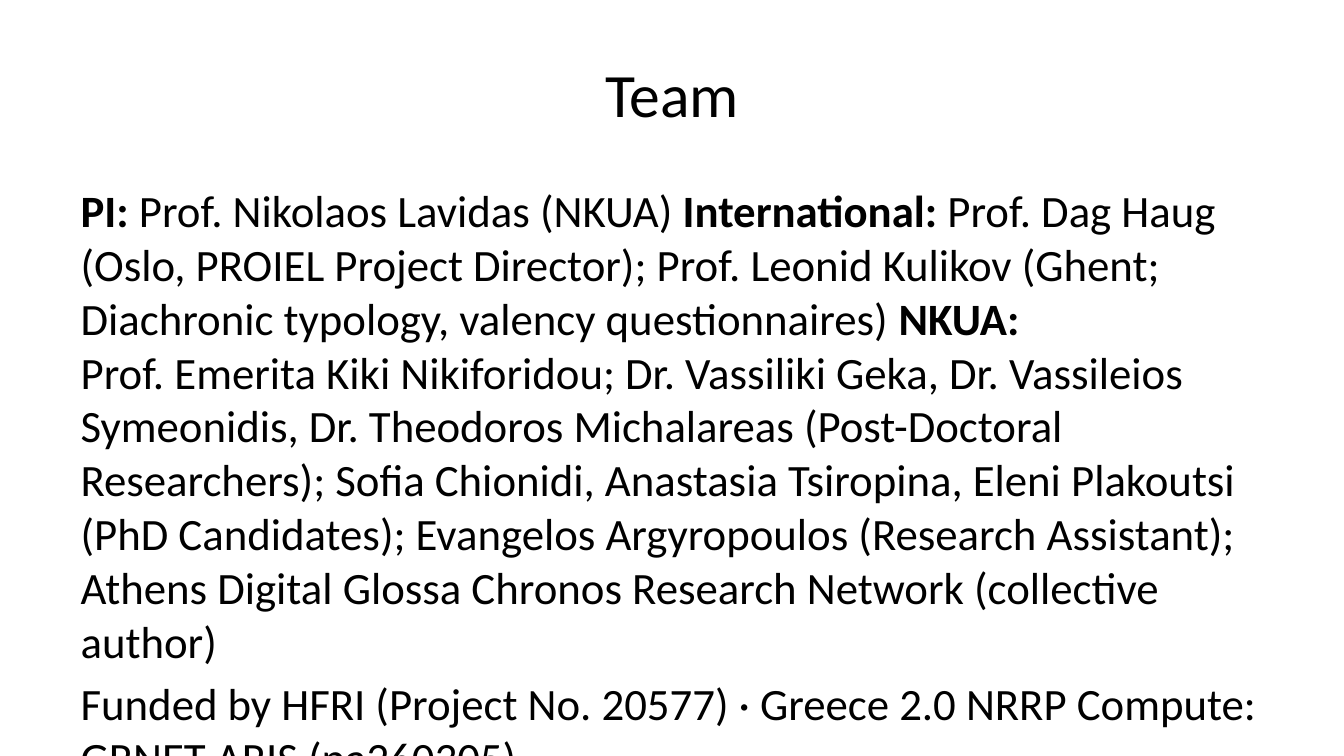
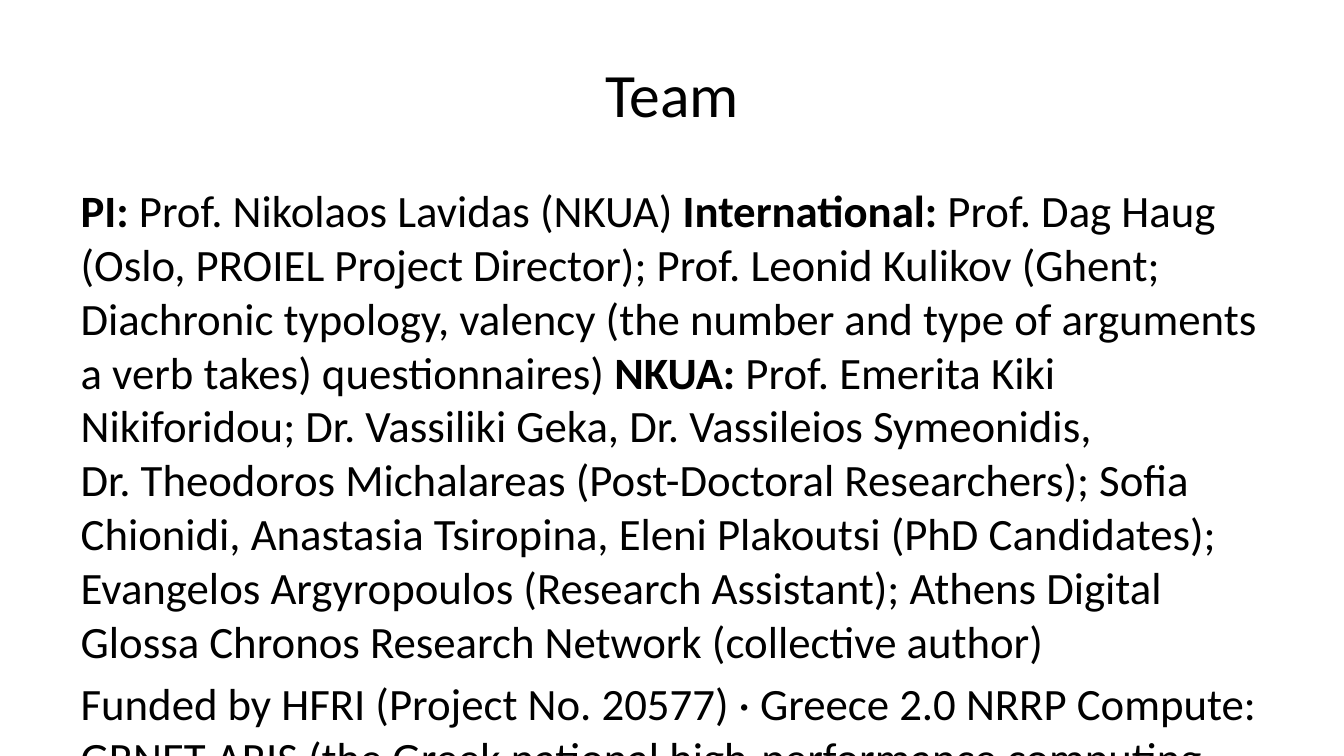
Before and after one commit to AthDGC/AthDGC.github.io, a slide deck: slide 9 of slides/cidl_2026.pptx. Drawn at 1344x756 pixels with LibreOffice and Linux fonts; fonts in the diff are those of the drawing. Boxes give left, top, right and bottom in pixels: in the first picture for what was removed or moved away, otherwise in the second. Text is boxed around its words. In the diff, an @@ line names an element or a change of style, - is before the commit and + after.

```diff
--- a/slides/cidl_2026.pptx
+++ b/slides/cidl_2026.pptx
@@ text at (81, 194, 1257, 728): text changed @@
-PI: Prof. Nikolaos Lavidas (NKUA) International: Prof. Dag Haug (Oslo, PROIEL Project Director); Prof. Leonid Kulikov (Ghent; Diachronic typology, valency questionnaires) NKUA: Prof. Emerita Kiki Nikiforidou; Dr. Vassiliki Geka, Dr. Vassileios Symeonidis, Dr. Theodoros Michalareas (Post-Doctoral Researchers); Sofia Chionidi, Anastasia Tsiropina, Eleni Plakoutsi (PhD Candidates); Evangelos Argyropoulos (Research Assistant); Athens Digital Glossa Chronos Research Network (collective author)
-Funded by HFRI (Project No. 20577) · Greece 2.0 NRRP Compute: GRNET ARIS (pa260305)
+PI: Prof. Nikolaos Lavidas (NKUA) International: Prof. Dag Haug (Oslo, PROIEL Project Director); Prof. Leonid Kulikov (Ghent; Diachronic typology, valency (the number and type of arguments a verb takes) questionnaires) NKUA: Prof. Emerita Kiki Nikiforidou; Dr. Vassiliki Geka, Dr. Vassileios Symeonidis, Dr. Theodoros Michalareas (Post-Doctoral Researchers); Sofia Chionidi, Anastasia Tsiropina, Eleni Plakoutsi (PhD Candidates); Evangelos Argyropoulos (Research Assistant); Athens Digital Glossa Chronos Research Network (collective author)
+Funded by HFRI (Project No. 20577) · Greece 2.0 NRRP Compute: GRNET ARIS (the Greek national high-performance computing cluster, run by GRNET) (pa260305)
```
Also in this commit, not shown: 7 other slides changed, 22 other files.
